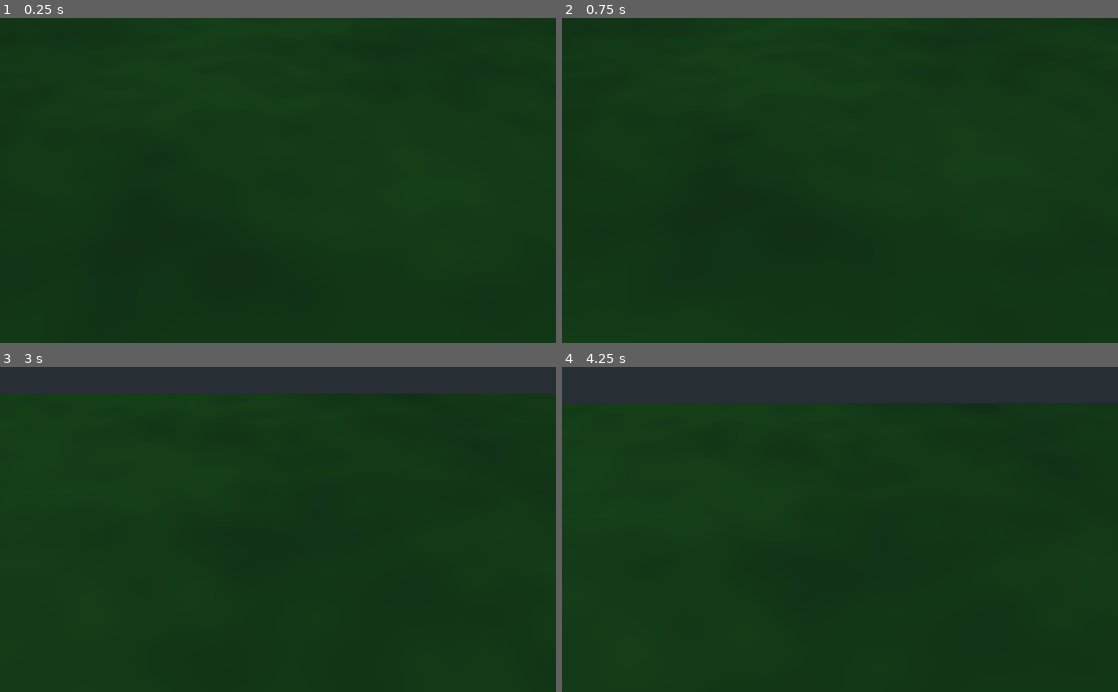
Above: before the commit, frames 1-4 (two rows, left to right).
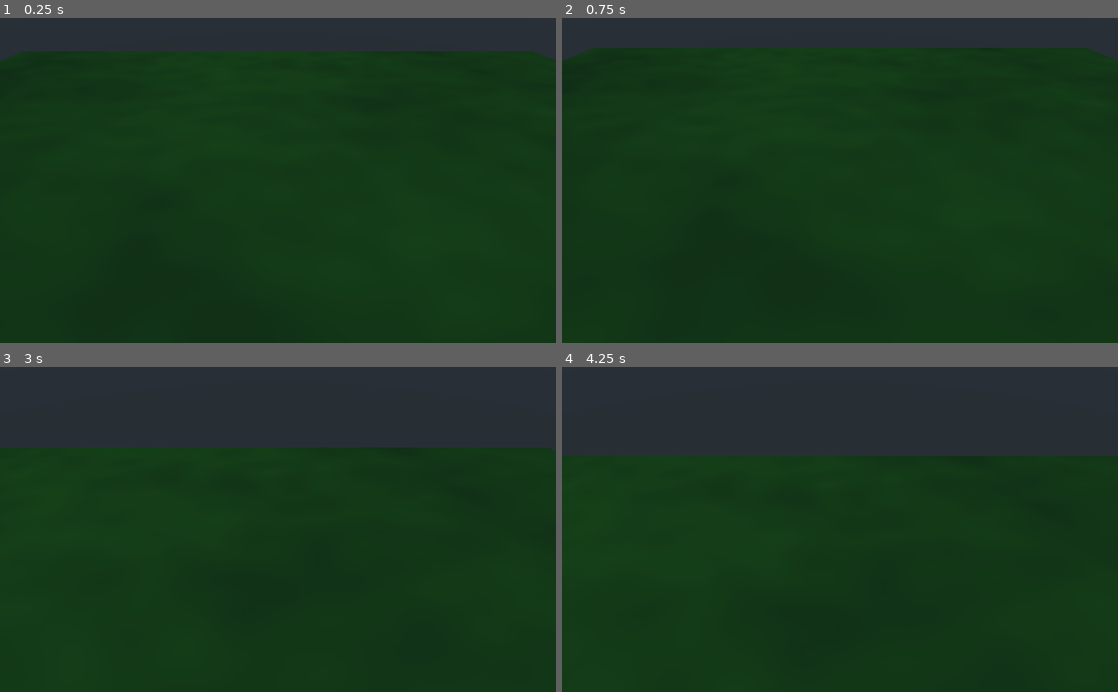
Above: after the commit, the same moments.

Repository: Daverinoe/Simple-RTS
Game: Godot game, scene res://Scenes/game.tscn
Two runs of this game, one before a commit and one after it. Both use one fixed random seed, a clock stepped at 60 frames per second and the inputs below.
Inputs (mouse positions are in pixels of both pictures, inside the frame that each line leads up to):
- Up to frame 1 (0.25 s): no input
- Up to frame 2 (0.75 s): tap Enter at 0.5 s; move the mouse to (962, 164) at 0.52 s; tap Down (scrollDown) at 0.6 s
- Up to frame 3 (3 s): tap Space at 1.25, 2.75 s; move the mouse to (166, 545) at 1.27 s; tap Left (scrollLeft) at 1.35 s; tap Enter at 2 s; move the mouse to (333, 458) at 2.02 s; hold Middle mouse button (scrollMouseMiddleButton) 2.03-2.78 s; move the mouse to (250, 594) at 2.77 s; tap Right (scrollRight) at 2.85 s
- Up to frame 4 (4.25 s): tap Enter at 3.5 s; move the mouse to (1006, 578) at 3.52 s; tap Up (scrollUp) at 3.6 s

The runs differ from the first frame. In frame 1, 10% of the frame differs, in the area x 0-100%, y 0-14%; in frame 2, 9.4%; in frame 3, 17%, in the area x 0-100%, y 8-27%; in frame 4, 16%.

Commit message:
Camera angle update

Diff:
--- a/Scenes/game.tscn
+++ b/Scenes/game.tscn
@@ -192,7 +192,7 @@
 material/0 = null
 
 [node name="Camera" type="Camera" parent="cameraBall"]
-transform = Transform( 1, 0, 0, 0, 0.559193, 0.829038, 0, -0.829038, 0.559193, 0, 0, 0 )
+transform = Transform( 1, 0, 0, 0, 0.707107, 0.707107, 0, -0.707107, 0.707107, 0, 0, 0 )
 
 [node name="RayCast" type="RayCast" parent="cameraBall"]
 enabled = true
